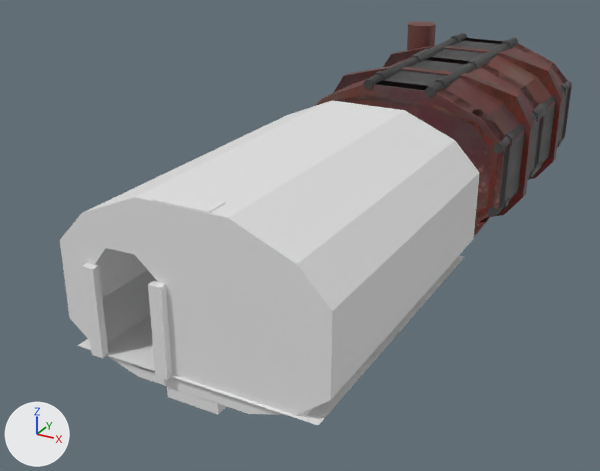
Before and after pictures for a commit that changed the Blender file Blender/storage_room.blend.
One viewpoint serves both versions: a camera (50 mm lens) standing at (8.35, -14.77, 8.95) and looking at (-1.41, 2.99, 0.07). Every picture has the same lights, and +X, +Y and +Z are marked at lower left. The older version comes first.

The older version as bpy lines, for what is in view:
```python
me_cube_008 = bpy.data.meshes.new('Cube.008')
me_cube_008.from_pydata(...)  # 218 vertices, 153 faces; spans x -3.04..3.0, y -4.09..4.09, z -1.0..3.59
me_cube_008.materials.append(None)
me_cube_034 = bpy.data.meshes.new('Cube.034')
me_cube_034.from_pydata(...)  # 2346 vertices, 2007 faces, 2 loose edges; spans x -3.16..3.16, y -4.11..4.09, z -0.69..4.11
# faces by material slot: [201, 644, 732, 181, 249]
me_cube_034.materials.append(mat_material_001)  # picture img_wall_png_001
me_cube_034.materials.append(mat_material_002)  # picture img_bloody_rust_png_001
me_cube_034.materials.append(mat_material_003)  # picture img_metal_png_001
me_cube_034.materials.append(mat_material_004)  # picture img_matky_png
me_cube_034.materials.append(mat_material_011)  # picture img_screen_png
ob_cube_010 = bpy.data.objects.new('Cube.010', me_cube_008)
ob_cube_010.location = (0.0, 0.0, 0.0)
ob_cube_011 = bpy.data.objects.new('Cube.011', me_cube_034)
ob_cube_011.location = (0.0, 10.0, 0.0)
```
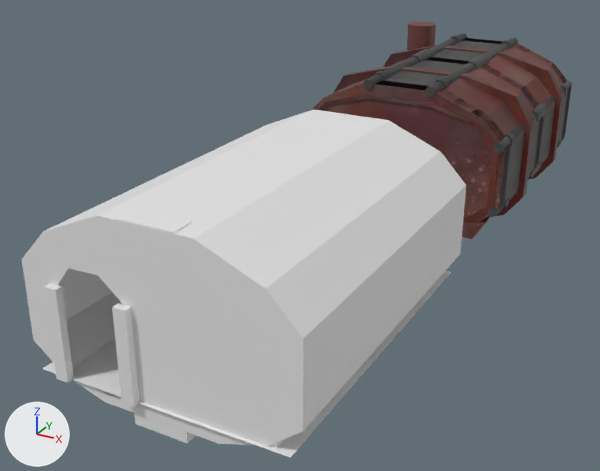
The newer file is also turned or shifted as a whole; pictures and numbers use the older file's frame.

What changed in the scene script:
```text
Change ob_cube_010:
    ob_cube_010.location: (0.0, 0.0, 0.0) -> (0.0, -1.0, 0.0)
```

Pixel boxes [x1, y1, x2, y2] of what changed, in the pictures (600 x 471 px):
'Cube.010', moved
    before: [60, 100, 480, 425]
    after: [22, 109, 466, 458]
